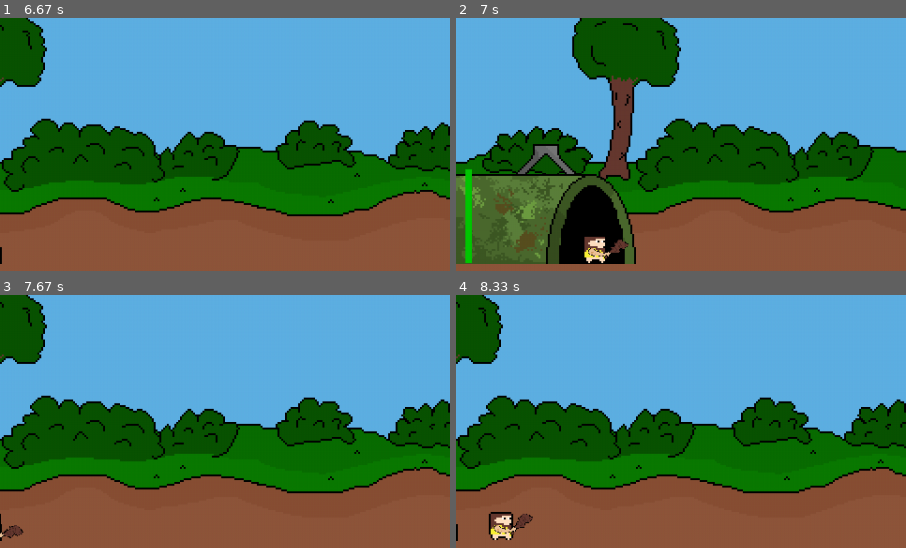
Above: before the commit, frames 1-4 (two rows, left to right).
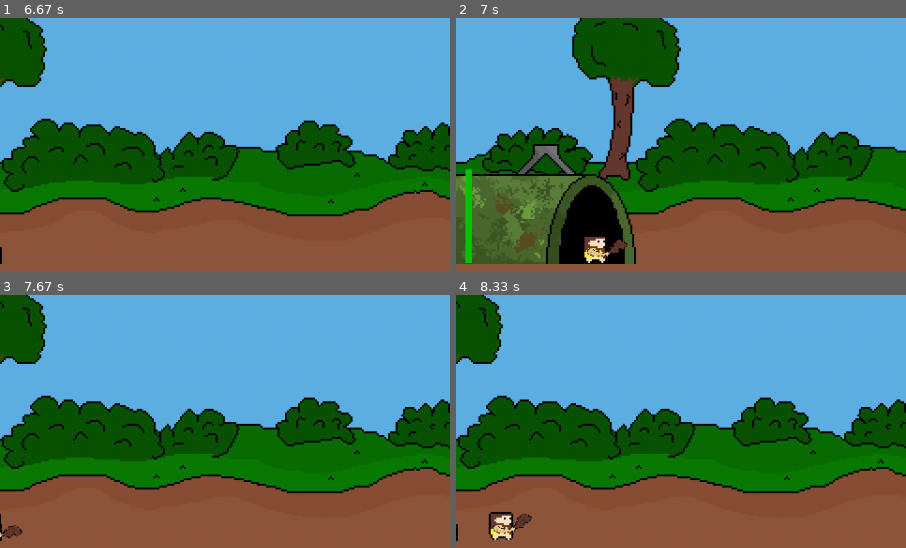
Above: after the commit, the same moments.

Repository: de-dust-enjoyer/age_of_pixel_pygame
Game: pygame game, started from main.py
The game is run twice, just before and just after one commit, with the same random seed, the same clock (stepped at 60 frames per second) and the same inputs.
Inputs (mouse positions are % of the whole screen's width and height, from its top left):
- Up to frame 1 (6.67 s): tap 1 at 0.33 s; tap 2 at 0.67, 3.82, 4.98 s; click (77, 6) at 1.05 s; click (70, 6) at 1.38 s; click (97, 6) at 1.72 s; click (70, 6) at 2.05 s; click (83, 18) at 2.38 s; click (70, 18) at 2.72 s; click (77, 18) at 3.05 s; click (77, 6) at 3.38 s; hold Right 3.67-4.13 s; click (97, 6) at 4.22 s; click (77, 6) at 4.55 s; hold Right 4.83-5.3 s; hold Left 5.33-5.87 s; tap 3 at 5.48 s; click (70, 6) at 5.95 s; click (70, 18) at 6.28 s; hold Left from 6.57 s (still down)
- Up to frame 2 (7 s): tap 3 at 6.72 s; release Left at 6.97 s
- Up to frame 3 (7.67 s): click (77, 18) at 7.05 s; hold Right from 7.33 s (still down); tap 2 at 7.48 s
- Up to frame 4 (8.33 s): release Right at 7.97 s; hold Left from 8 s (still down); tap 3 at 8.15 s
The pictures show only the part of the screen within x 0-50%, y 37-87%; the shares and areas given below are measured in that part.

Frame 1 is identical in both runs. In frame 2, 0.1% of the frame differs, in the area x 29-39%, y 87-96%; in frame 3, less than 0.1%; in frame 4, 0.1%, in the area x 8-18%, y 86-95%.

Commit message:
completed melee combat animations

Diff:
--- a/main.py
+++ b/main.py
@@ -198,10 +198,11 @@
 		#	music
 		self.aow_theme_music = pygame.mixer.Sound("assets/audio/music/aow_theme_music.mp3")
 		#	playing music
-		self.aow_theme_music.play(loops= 10)
+		self.aow_theme_music.play(loops= 20)
 
 		#	setting the volume for every sound
 		self.aow_theme_music.set_volume(0.3)
+
 		#	 font
 		self.font_10 = pygame.font.Font("assets/font/pixel_font.otf", 10)
 		self.font_12 = pygame.font.Font("assets/font/pixel_font.otf", 12)
@@ -2175,7 +2176,7 @@
 			self.weapon_surf = game.weapon_1_sheet.get_image(0, (128,128), (1,0,0), 0.6)
 			self.weapon_rect = self.weapon_surf.get_rect()
 			self.weapon_rect_rotate = self.weapon_rect
-			self.weapon_offset_x = 3
+			self.weapon_offset_x = 4
 			self.weapon_offset_y = 4
 			self.idle_swinging_distance = 30
 			self.idle_swinging_speed = 0.7
@@ -2188,12 +2189,12 @@
 			self.unit_rect = self.frame1_surf.get_rect()
 			self.unit_rect_rotate = self.unit_rect
 
-			self.weapon_surf = game.weapon_2_sheet.get_image(0, (128,128), (1,0,0), 0.7)
-			self.weapon_surf2 = game.weapon_2_sheet.get_image(1, (128,128), (1,0,0), 0.7)
+			self.weapon_surf = game.weapon_2_sheet.get_image(0, (128,128), (1,0,0), 0.6)
+			self.weapon_surf2 = game.weapon_2_sheet.get_image(1, (128,128), (1,0,0), 0.6)
 			self.weapon_rect = self.weapon_surf.get_rect()
 			self.weapon_rect_rotate = self.weapon_rect
-			self.weapon_offset_x = 3
-			self.weapon_offset_y = 4
+			self.weapon_offset_x = 6
+			self.weapon_offset_y = 3
 			self.idle_swinging_distance = 30
 			self.idle_swinging_speed = 0.7
 			self.weapon_animation_state = 0
@@ -2209,10 +2210,10 @@
 			self.weapon_surf = game.weapon_3_sheet.get_image(0, (128,128), (1,0,0), 0.6)
 			self.weapon_rect = self.weapon_surf.get_rect()
 			self.weapon_rect_rotate = self.weapon_rect
-			self.weapon_offset_x = 3
+			self.weapon_offset_x = 4
 			self.weapon_offset_y = 4
-			self.idle_swinging_distance = 30
-			self.idle_swinging_speed = 0.7
+			self.idle_swinging_distance = 15
+			self.idle_swinging_speed = 0.3
 
 		elif self.id == 4:
 			self.frame1_surf = game.unit_4_sheet.get_image(0, (16, 16), (1, 0, 0), 2)
@@ -2222,12 +2223,12 @@
 			self.unit_rect = self.frame1_surf.get_rect()
 			self.unit_rect_rotate = self.unit_rect
 
-			self.weapon_surf = game.weapon_4_sheet.get_image(0, (128,128), (1,0,0), 0.6)
+			self.weapon_surf = game.weapon_4_sheet.get_image(0, (128,128), (1,0,0), 0.7)
 			self.weapon_rect = self.weapon_surf.get_rect()
 			self.weapon_rect_rotate = self.weapon_rect
-			self.weapon_offset_x = 3
+			self.weapon_offset_x = 4
 			self.weapon_offset_y = 4
-			self.idle_swinging_distance = 30
+			self.idle_swinging_distance = 25
 			self.idle_swinging_speed = 0.7
 
 		elif self.id == 5:
@@ -2241,7 +2242,7 @@
 			self.weapon_surf = game.weapon_5_sheet.get_image(0, (128,128), (1,0,0), 0.6)
 			self.weapon_rect = self.weapon_surf.get_rect()
 			self.weapon_rect_rotate = self.weapon_rect
-			self.weapon_offset_x = 3
+			self.weapon_offset_x = 7
 			self.weapon_offset_y = 4
 			self.idle_swinging_distance = 30
 			self.idle_swinging_speed = 0.7
@@ -2258,9 +2259,9 @@
 			self.weapon_rect = self.weapon_surf.get_rect()
 			self.weapon_rect_rotate = self.weapon_rect
 			self.weapon_offset_x = 3
-			self.weapon_offset_y = 4
-			self.idle_swinging_distance = 30
-			self.idle_swinging_speed = 0.7
+			self.weapon_offset_y = 0
+			self.idle_swinging_distance = 10
+			self.idle_swinging_speed = 0.2
 
 		elif self.id == 7:
 			self.frame1_surf = game.unit_7_sheet.get_image(0, (16, 16), (1, 0, 0), 2)
@@ -2274,10 +2275,10 @@
 			self.weapon_surf2 = game.weapon_7_sheet.get_image(1, (128,128), (1,0,0), 0.6)
 			self.weapon_rect = self.weapon_surf.get_rect()
 			self.weapon_rect_rotate = self.weapon_rect
-			self.weapon_offset_x = 3
-			self.weapon_offset_y = 4
-			self.idle_swinging_distance = 30
-			self.idle_swinging_speed = 0.7
+			self.weapon_offset_x = 7
+			self.weapon_offset_y = 2
+			self.idle_swinging_distance = 14
+			self.idle_swinging_speed = 0.4
 
 		elif self.id == 8:
 			self.frame1_surf = game.unit_8_sheet.get_image(0, (16, 16), (1, 0, 0), 2)
@@ -2287,11 +2288,11 @@
 			self.unit_rect = self.frame1_surf.get_rect()
 			self.unit_rect_rotate = self.unit_rect
 
-			self.weapon_surf = game.weapon_8_sheet.get_image(0, (128,128), (1,0,0), 0.6)
+			self.weapon_surf = game.weapon_8_sheet.get_image(0, (128,128), (1,0,0), 0.7)
 			self.weapon_rect = self.weapon_surf.get_rect()
 			self.weapon_rect_rotate = self.weapon_rect
-			self.weapon_offset_x = 3
-			self.weapon_offset_y = 4
+			self.weapon_offset_x = 7
+			self.weapon_offset_y = 2
 			self.idle_swinging_distance = 30
 			self.idle_swinging_speed = 0.7
 
@@ -2467,6 +2468,8 @@
 				unit.unit_rect.x -= unit.fall_speed
 				unit.rotation += 6
 				unit.scale -= 0.02
+				if unit.has_weapon:
+					unit.weapon_rotation = unit.rotation
 
 				if unit.unit_rect.y >= 500:
 					game.friendly_units.pop(game.friendly_units.index(unit))
@@ -2480,6 +2483,8 @@
 				unit.unit_rect.x += unit.fall_speed
 				unit.rotation -= 6
 				unit.scale -= 0.02
+				if unit.has_weapon:
+					unit.weapon_rotation = unit.rotation
 
 				if unit.unit_rect.y >= 500:
 					game.enemy_units.pop(game.enemy_units.index(unit))
@@ -2551,6 +2556,28 @@
 					self.weapon_rotation = 0
 					game.enemy_units[0].get_hurt(self.damage)
 
+			elif self.id == 3:
+				self.attack_timer += 1
+				if self.attack_timer >= round(self.attack_timer_goal / 2):
+					self.weapon_rotation -= 1
+				if self.attack_timer >= self.attack_timer_goal - 15 and self.weapon_rotation <= 0:
+					self.weapon_rotation += 10
+				if self.attack_timer >= self.attack_timer_goal:
+					self.attack_timer = 0
+					self.weapon_rotation = 0
+					game.enemy_units[0].get_hurt(self.damage)
+
+			elif self.id == 8:
+				self.attack_timer += 1
+				if self.attack_timer >= round(self.attack_timer_goal / 2):
+					self.weapon_rotation -= 1
+				if self.attack_timer >= self.attack_timer_goal - 10 and self.weapon_rotation <= 10:
+					self.weapon_rotation += 10
+				if self.attack_timer >= self.attack_timer_goal:
+					self.attack_timer = 0
+					self.weapon_rotation = 0
+					game.enemy_units[0].get_hurt(self.damage)
+
 		else:
 			if self.id == 1 or self.id == 4:
 				self.attack_timer += 1
@@ -2562,6 +2589,18 @@
 					self.attack_timer = 0
 					self.weapon_rotation = 0
 					game.friendly_units[0].get_hurt(self.damage)
+
+			elif self.id == 3:
+				self.attack_timer += 1
+				if self.attack_timer >= round(self.attack_timer_goal / 2):
+					self.weapon_rotation += 1
+				if self.attack_timer >= self.attack_timer_goal - 15 and self.weapon_rotation >= 0:
+					self.weapon_rotation -= 10
+				if self.attack_timer >= self.attack_timer_goal:
+					self.attack_timer = 0
+					self.weapon_rotation = 0
+					game.friendly_units[0].get_hurt(self.damage)
+
 
 
 
